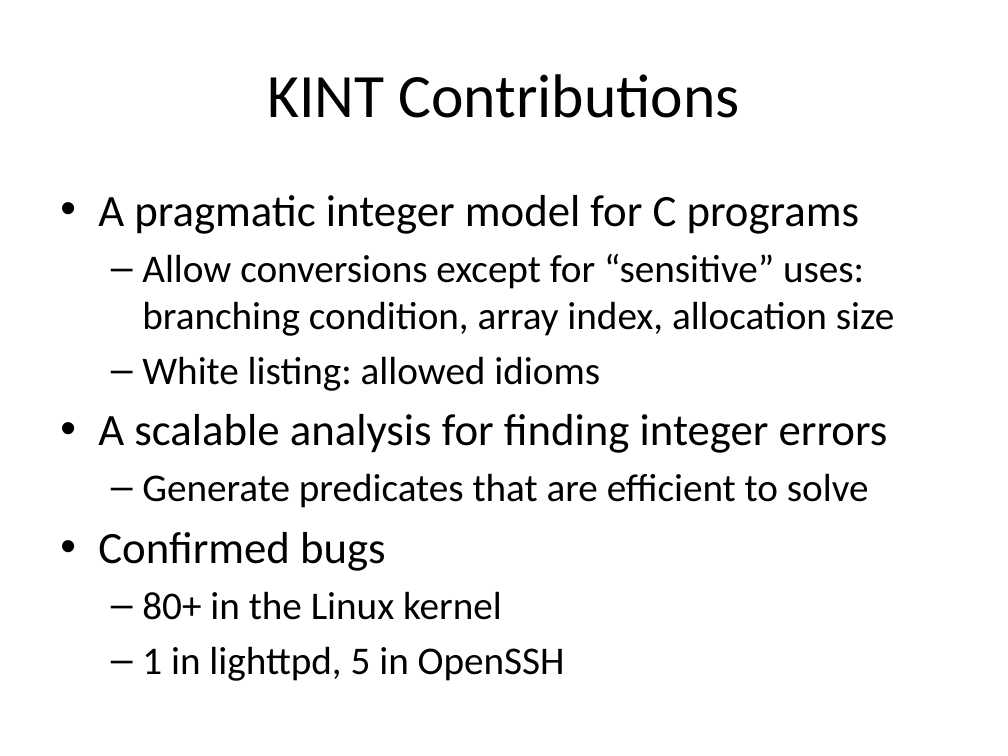
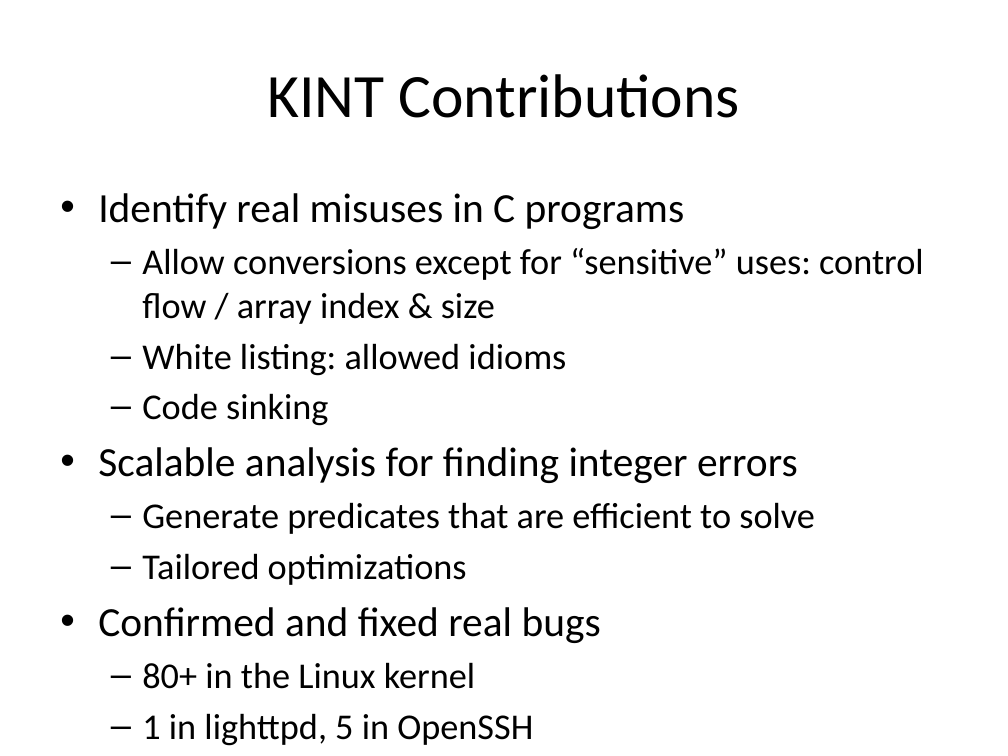
Before and after one commit to jiazhihao/6857, a slide deck: slide 9 of slides/kint.pptx. Drawn at 1008x756 pixels with LibreOffice and Linux fonts; fonts in the diff are those of the drawing. Boxes give left, top, right and bottom in pixels: in the first picture for what was removed or moved away, otherwise in the second. Text is boxed around its words. In the diff, an @@ line names an element or a change of style, - is before the commit and + after.

```diff
--- a/slides/kint.pptx
+++ b/slides/kint.pptx
@@ text at box(98, 193, 924, 324): text changed; size 28 to 25.9 pt @@
-• A pragmatic integer model for C programs
-  – Allow conversions except for “sensitive” uses: branching condition, array index, allocation size
+• Identify real misuses in C programs
+  – Allow conversions except for “sensitive” uses: control flow / array index & size
@@ text at box(142, 343, 815, 746): size 28 to 25.9 pt in "White listing: allowed idioms", "Generate predicates that are efficient to solve", "80+ in the Linux kernel", "1 in lighttpd, 5 in OpenSSH" @@
@@ text at box(98, 393, 798, 483): text changed; size 32 to 29.6 pt @@
-• A scalable analysis for finding integer errors
+  – Code sinking
+• Scalable analysis for finding integer errors
@@ text at box(98, 553, 601, 643): text changed; size 32 to 29.6 pt @@
-• Confirmed bugs
+  – Tailored optimizations
+• Confirmed and fixed real bugs
```
Also in this commit, not shown: 26 other slides changed, 1 slide removed.
